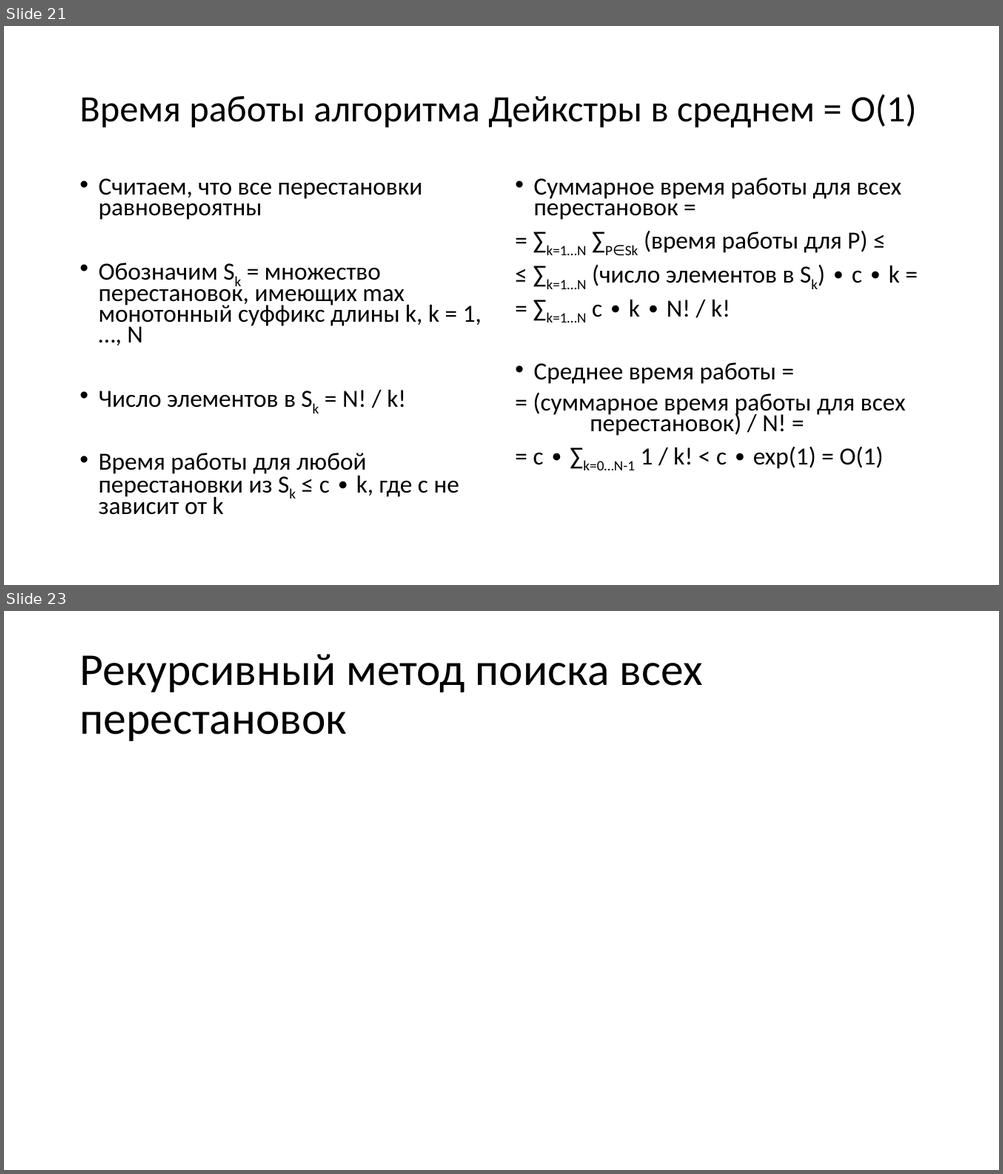
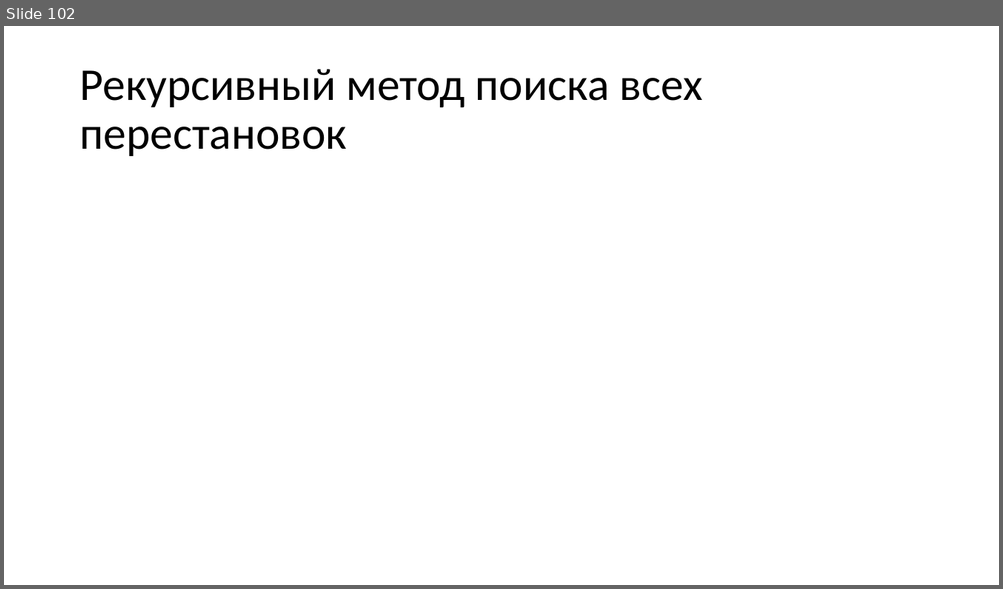
Before and after one commit to Evgueni-Petrov-aka-espetrov/Algorithms-and-Programming-in-C-pptx, a slide deck: 23 Перестановки.pptx. Shown one above the other, each under a label of ours: slides 21 and 23 before the commit, slide 102 after it; the slides between them are not shown. The pictures are 1003x1174 and 1003x589 pixels, drawn with LibreOffice and Linux fonts; fonts in the diff are those of the drawing; grey boxes stand for pictures. Boxes give left, top, right and bottom in pixels: in the first picture for what was removed or moved away, otherwise in the second. Text is boxed around its words. In the diff, an @@ line names an element or a change of style, - is before the commit and + after.

```diff
--- a/23 Перестановки.pptx
+++ b/23 Перестановки.pptx
@@ slide 21 removed at <box>4,26,999,585</box>, background #FFFFFF @@
@@ title removed at <box>79,94,916,128</box> @@
-Время работы алгоритма Дейкстры в среднем = O(1)
@@ text removed at <box>99,178,481,515</box> @@
-• Считаем, что все перестановки равновероятны
-• Обозначим Sk = множество перестановок, имеющих max монотонный суффикс длины k, k = 1, …, N
-• Число элементов в Sk = N! / k!
-• Время работы для любой перестановки из Sk ≤ c ∙ k, где c не зависит от k
@@ text removed at <box>533,178,905,471</box> @@
-• Суммарное время работы для всех перестановок =
-= ∑k=1…N ∑P∈Sk (время работы для P) ≤
-≤ ∑k=1…N (число элементов в Sk) ∙ c ∙ k =
-= ∑k=1…N c ∙ k ∙ N! / k!
-• Среднее время работы =
-= (суммарное время работы для всех
-перестановок) / N! =
-= c ∙ ∑k=0…N-1 1 / k! < c ∙ exp(1) = O(1)
@@ what was slide 23 is now slide 102 @@
```
Also in this commit, not shown: 12 slides changed, 89 slides added, 9 other slides removed.
